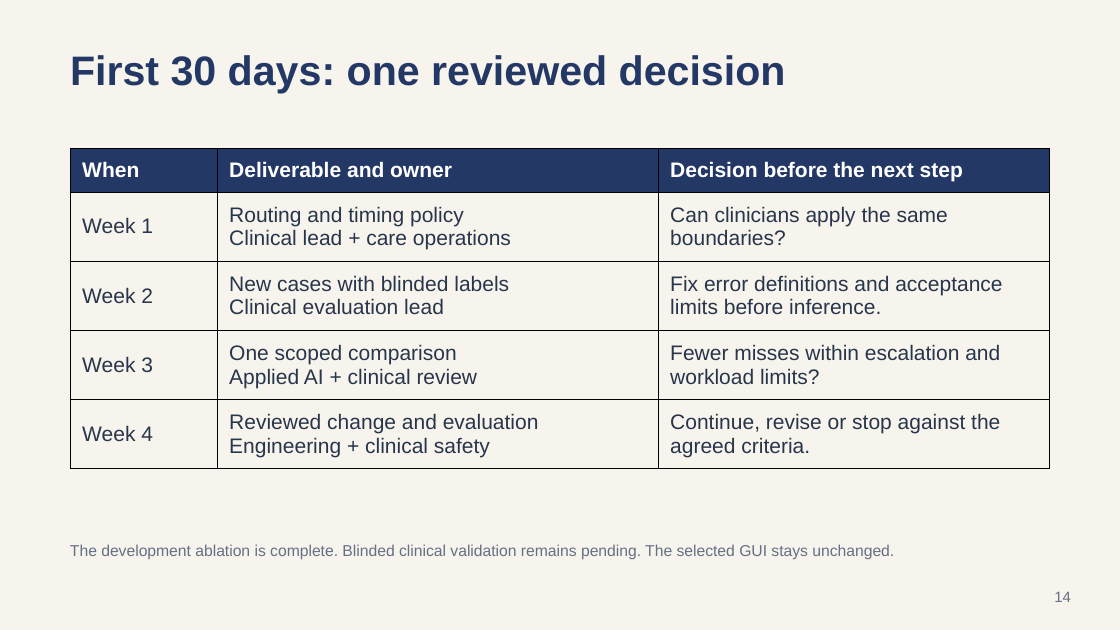
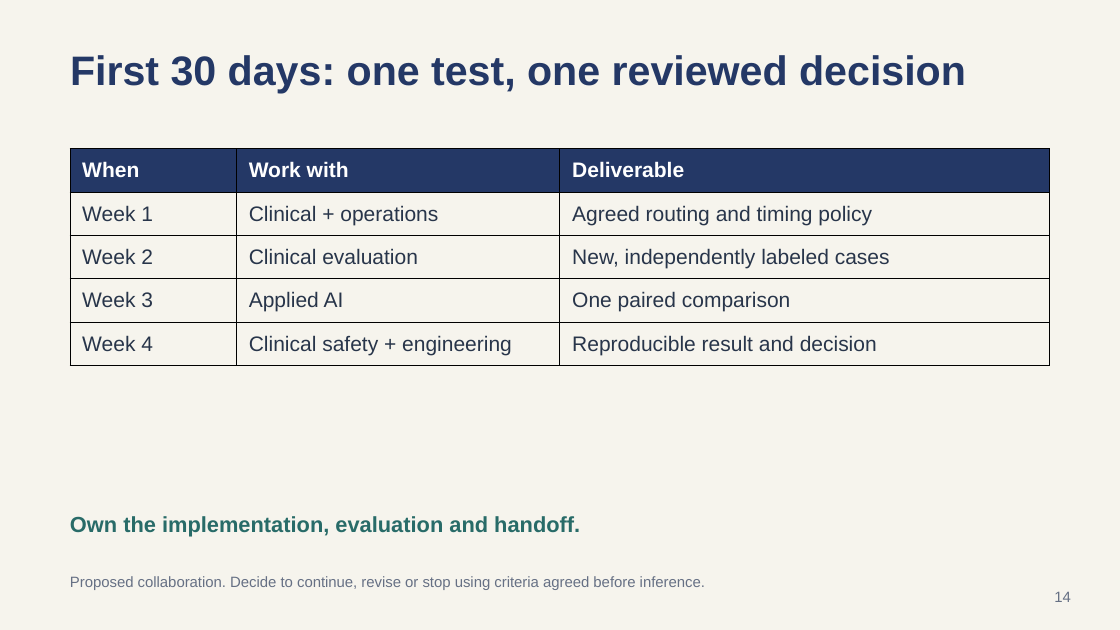
Before and after one commit to bGOATnote/counselcodex, a slide deck: slide 14 of output/submission-2026-09-15/counsel-disposition-google-slides.pptx. Drawn at 1120x630 pixels with LibreOffice and Linux fonts; fonts in the diff are those of the drawing. Boxes give left, top, right and bottom in pixels: in the first picture for what was removed or moved away, otherwise in the second. Text is boxed around its words. In the diff, an @@ line names an element or a change of style, - is before the commit and + after.

Commit message:
Clarify presentation safety evaluation and assignment coverage

```diff
--- a/output/submission-2026-09-15/counsel-disposition-google-slides.pptx
+++ b/output/submission-2026-09-15/counsel-disposition-google-slides.pptx
@@ text at (70, 55, 966, 93): text changed @@
-First 30 days: one reviewed decision
+First 30 days: one test, one reviewed decision
@@ table at (70, 149, 1049, 365) @@
-row 1, column 2: Deliverable and owner
+row 1, column 2: Work with
-row 1, column 3: Decision before the next step
+row 1, column 3: Deliverable
-row 2, column 2: Routing and timing policy / Clinical lead + care operations
+row 2, column 2: Clinical + operations
-row 2, column 3: Can clinicians apply the same boundaries?
+row 2, column 3: Agreed routing and timing policy
-row 3, column 2: New cases with blinded labels / Clinical evaluation lead
+row 3, column 2: Clinical evaluation
-row 3, column 3: Fix error definitions and acceptance limits before inference.
+row 3, column 3: New, independently labeled cases
-row 4, column 2: One scoped comparison / Applied AI + clinical review
+row 4, column 2: Applied AI
-row 4, column 3: Fewer misses within escalation and workload limits?
+row 4, column 3: One paired comparison
-row 5, column 2: Reviewed change and evaluation / Engineering + clinical safety
+row 5, column 2: Clinical safety + engineering
-row 5, column 3: Continue, revise or stop against the agreed criteria.
+row 5, column 3: Reproducible result and decision
@@ text added at (70, 516, 580, 537), 18.8 pt, text #286B68, bold @@
+Own the implementation, evaluation and handoff.
@@ text removed at (70, 544, 894, 560) @@
-The development ablation is complete. Blinded clinical validation remains pending. The selected GUI stays unchanged.
@@ text added at (70, 576, 705, 590), 12.8 pt, text #667084 @@
+Proposed collaboration. Decide to continue, revise or stop using criteria agreed before inference.
```
Also in this commit, not shown: 6 other slides changed, 4 slides added, 4 slides removed, 10 other files.
